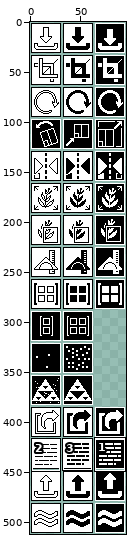
Sprite sheet: assets/gui/result_buttons.png. The picture above shows the old version from afar; the outline marks the close-up.
Close-up. Earlier state:
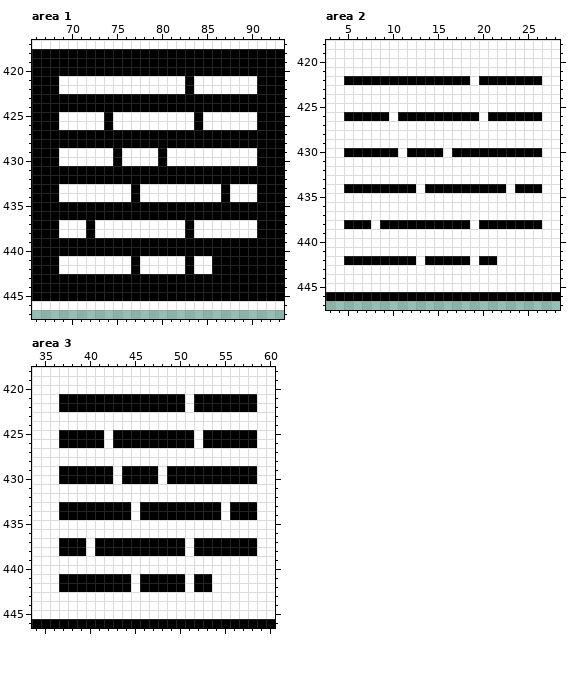
The file is 96x512 pixels. Shown: area 1: x 66..93, y 417..447; area 2: x 3..28, y 418..447; area 3: x 34..60, y 418..446.
The same view after the edit:
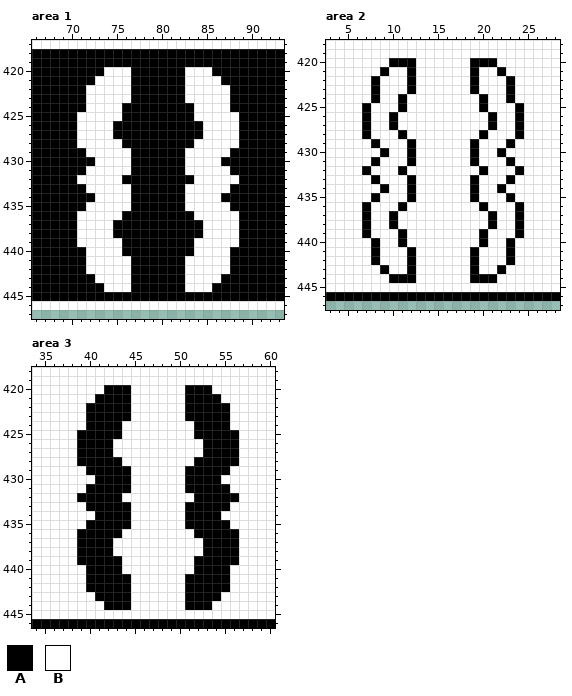
Palette (. is transparent): A #000000  B #ffffff
Log entry: re-introduced rounding-button
Diff:
--- area 1
@@ x 66..93 @@
 419 AAAAAAAAAAAAAAAAAAAAAAAAAAAA
-420 AAAAAAAAAAAAAAAAAAAAAAAAAAAA
-421 AAABBBBBBBBBBBBBBABBBBBBBAAA
-422 AAABBBBBBBBBBBBBBABBBBBBBAAA
-423 AAAAAAAAAAAAAAAAAAAAAAAAAAAA
-424 AAAAAAAAAAAAAAAAAAAAAAAAAAAA
-425 AAABBBBBABBBBBBBBBABBBBBBAAA
-426 AAABBBBBABBBBBBBBBABBBBBBAAA
-427 AAAAAAAAAAAAAAAAAAAAAAAAAAAA
-428 AAAAAAAAAAAAAAAAAAAAAAAAAAAA
-429 AAABBBBBBABBBBABBBBBBBBBBAAA
-430 AAABBBBBBABBBBABBBBBBBBBBAAA
-431 AAAAAAAAAAAAAAAAAAAAAAAAAAAA
-432 AAAAAAAAAAAAAAAAAAAAAAAAAAAA
-433 AAABBBBBBBBABBBBBBBBBABBBAAA
-434 AAABBBBBBBBABBBBBBBBBABBBAAA
-435 AAAAAAAAAAAAAAAAAAAAAAAAAAAA
-436 AAAAAAAAAAAAAAAAAAAAAAAAAAAA
-437 AAABBBABBBBBBBBBBABBBBBBBAAA
-438 AAABBBABBBBBBBBBBABBBBBBBAAA
-439 AAAAAAAAAAAAAAAAAAAAAAAAAAAA
-440 AAAAAAAAAAAAAAAAAAAAAAAAAAAA
-441 AAABBBBBBBBABBBBBABBAAAAAAAA
-442 AAABBBBBBBBABBBBBABBAAAAAAAA
-443 AAAAAAAAAAAAAAAAAAAAAAAAAAAA
-444 AAAAAAAAAAAAAAAAAAAAAAAAAAAA
+420 AAAAAAAABBBAAAAAABBBAAAAAAAA
+421 AAAAAAABBBBAAAAAABBBBAAAAAAA
+422 AAAAAABBBBBAAAAAABBBBBAAAAAA
+423 AAAAAABBBBBAAAAAABBBBBAAAAAA
+424 AAAAAABBBBAAAAAAAABBBBAAAAAA
+425 AAAAABBBBBAAAAAAAABBBBBAAAAA
+426 AAAAABBBBAAAAAAAAAABBBBAAAAA
+427 AAAAABBBBAAAAAAAAAABBBBAAAAA
+428 AAAAABBBBBAAAAAAAABBBBBAAAAA
+429 AAAAAABBBBBAAAAAABBBBBAAAAAA
+430 AAAAAAABBBBAAAAAABBBBAAAAAAA
+431 AAAAAABBBBBAAAAAABBBBBAAAAAA
+432 AAAAABBBBBAAAAAAAABBBBBAAAAA
+433 AAAAAABBBBBAAAAAABBBBBAAAAAA
+434 AAAAAAABBBBAAAAAABBBBAAAAAAA
+435 AAAAAABBBBBAAAAAABBBBBAAAAAA
+436 AAAAABBBBBAAAAAAAABBBBBAAAAA
+437 AAAAABBBBAAAAAAAAAABBBBAAAAA
+438 AAAAABBBBAAAAAAAAAABBBBAAAAA
+439 AAAAABBBBBAAAAAAAABBBBBAAAAA
+440 AAAAAABBBBAAAAAAAABBBBAAAAAA
+441 AAAAAABBBBBAAAAAABBBBBAAAAAA
+442 AAAAAABBBBBAAAAAABBBBBAAAAAA
+443 AAAAAAABBBBAAAAAABBBBAAAAAAA
+444 AAAAAAAABBBAAAAAABBBAAAAAAAA
 445 AAAAAAAAAAAAAAAAAAAAAAAAAAAA
--- area 2
@@ x 3..28 @@
 419 BBBBBBBBBBBBBBBBBBBBBBBBBB
-420 BBBBBBBBBBBBBBBBBBBBBBBBBB
-421 BBBBBBBBBBBBBBBBBBBBBBBBBB
-422 BBAAAAAAAAAAAAAABAAAAAAABB
-423 BBBBBBBBBBBBBBBBBBBBBBBBBB
-424 BBBBBBBBBBBBBBBBBBBBBBBBBB
-425 BBBBBBBBBBBBBBBBBBBBBBBBBB
-426 BBAAAAABAAAAAAAAABAAAAAABB
-427 BBBBBBBBBBBBBBBBBBBBBBBBBB
-428 BBBBBBBBBBBBBBBBBBBBBBBBBB
-429 BBBBBBBBBBBBBBBBBBBBBBBBBB
-430 BBAAAAAABAAAABAAAAAAAAAABB
-431 BBBBBBBBBBBBBBBBBBBBBBBBBB
-432 BBBBBBBBBBBBBBBBBBBBBBBBBB
-433 BBBBBBBBBBBBBBBBBBBBBBBBBB
-434 BBAAAAAAAABAAAAAAAAABAAABB
-435 BBBBBBBBBBBBBBBBBBBBBBBBBB
-436 BBBBBBBBBBBBBBBBBBBBBBBBBB
-437 BBBBBBBBBBBBBBBBBBBBBBBBBB
-438 BBAAABAAAAAAAAAABAAAAAAABB
-439 BBBBBBBBBBBBBBBBBBBBBBBBBB
-440 BBBBBBBBBBBBBBBBBBBBBBBBBB
-441 BBBBBBBBBBBBBBBBBBBBBBBBBB
-442 BBAAAAAAAABAAAAABAABBBBBBB
-443 BBBBBBBBBBBBBBBBBBBBBBBBBB
-444 BBBBBBBBBBBBBBBBBBBBBBBBBB
+420 BBBBBBBAAABBBBBBAAABBBBBBB
+421 BBBBBBABBABBBBBBABBABBBBBB
+422 BBBBBABBBABBBBBBABBBABBBBB
+423 BBBBBABBBABBBBBBABBBABBBBB
+424 BBBBBABBABBBBBBBBABBABBBBB
+425 BBBBABBBABBBBBBBBABBBABBBB
+426 BBBBABBABBBBBBBBBBABBABBBB
+427 BBBBABBABBBBBBBBBBABBABBBB
+428 BBBBABBBABBBBBBBBABBBABBBB
+429 BBBBBABBBABBBBBBABBBABBBBB
+430 BBBBBBABBABBBBBBABBABBBBBB
+431 BBBBBABBBABBBBBBABBBABBBBB
+432 BBBBABBBABBBBBBBBABBBABBBB
+433 BBBBBABBBABBBBBBABBBABBBBB
+434 BBBBBBABBABBBBBBABBABBBBBB
+435 BBBBBABBBABBBBBBABBBABBBBB
+436 BBBBABBBABBBBBBBBABBBABBBB
+437 BBBBABBABBBBBBBBBBABBABBBB
+438 BBBBABBABBBBBBBBBBABBABBBB
+439 BBBBABBBABBBBBBBBABBBABBBB
+440 BBBBBABBABBBBBBBBABBABBBBB
+441 BBBBBABBBABBBBBBABBBABBBBB
+442 BBBBBABBBABBBBBBABBBABBBBB
+443 BBBBBBABBABBBBBBABBABBBBBB
+444 BBBBBBBAAABBBBBBAAABBBBBBB
 445 BBBBBBBBBBBBBBBBBBBBBBBBBB
--- area 3
@@ x 34..60 @@
 419 BBBBBBBBBBBBBBBBBBBBBBBBBBB
-420 BBBBBBBBBBBBBBBBBBBBBBBBBBB
-421 BBBAAAAAAAAAAAAAABAAAAAAABB
-422 BBBAAAAAAAAAAAAAABAAAAAAABB
-423 BBBBBBBBBBBBBBBBBBBBBBBBBBB
-424 BBBBBBBBBBBBBBBBBBBBBBBBBBB
-425 BBBAAAAABAAAAAAAAABAAAAAABB
-426 BBBAAAAABAAAAAAAAABAAAAAABB
-427 BBBBBBBBBBBBBBBBBBBBBBBBBBB
-428 BBBBBBBBBBBBBBBBBBBBBBBBBBB
-429 BBBAAAAAABAAAABAAAAAAAAAABB
-430 BBBAAAAAABAAAABAAAAAAAAAABB
-431 BBBBBBBBBBBBBBBBBBBBBBBBBBB
-432 BBBBBBBBBBBBBBBBBBBBBBBBBBB
-433 BBBAAAAAAAABAAAAAAAAABAAABB
-434 BBBAAAAAAAABAAAAAAAAABAAABB
-435 BBBBBBBBBBBBBBBBBBBBBBBBBBB
-436 BBBBBBBBBBBBBBBBBBBBBBBBBBB
-437 BBBAAABAAAAAAAAAABAAAAAAABB
-438 BBBAAABAAAAAAAAAABAAAAAAABB
-439 BBBBBBBBBBBBBBBBBBBBBBBBBBB
-440 BBBBBBBBBBBBBBBBBBBBBBBBBBB
-441 BBBAAAAAAAABAAAAABAABBBBBBB
-442 BBBAAAAAAAABAAAAABAABBBBBBB
-443 BBBBBBBBBBBBBBBBBBBBBBBBBBB
-444 BBBBBBBBBBBBBBBBBBBBBBBBBBB
+420 BBBBBBBBAAABBBBBBAAABBBBBBB
+421 BBBBBBBAAAABBBBBBAAAABBBBBB
+422 BBBBBBAAAAABBBBBBAAAAABBBBB
+423 BBBBBBAAAAABBBBBBAAAAABBBBB
+424 BBBBBBAAAABBBBBBBBAAAABBBBB
+425 BBBBBAAAAABBBBBBBBAAAAABBBB
+426 BBBBBAAAABBBBBBBBBBAAAABBBB
+427 BBBBBAAAABBBBBBBBBBAAAABBBB
+428 BBBBBAAAAABBBBBBBBAAAAABBBB
+429 BBBBBBAAAAABBBBBBAAAAABBBBB
+430 BBBBBBBAAAABBBBBBAAAABBBBBB
+431 BBBBBBAAAAABBBBBBAAAAABBBBB
+432 BBBBBAAAAABBBBBBBBAAAAABBBB
+433 BBBBBBAAAAABBBBBBAAAAABBBBB
+434 BBBBBBBAAAABBBBBBAAAABBBBBB
+435 BBBBBBAAAAABBBBBBAAAAABBBBB
+436 BBBBBAAAAABBBBBBBBAAAAABBBB
+437 BBBBBAAAABBBBBBBBBBAAAABBBB
+438 BBBBBAAAABBBBBBBBBBAAAABBBB
+439 BBBBBAAAAABBBBBBBBAAAAABBBB
+440 BBBBBBAAAABBBBBBBBAAAABBBBB
+441 BBBBBBAAAAABBBBBBAAAAABBBBB
+442 BBBBBBAAAAABBBBBBAAAAABBBBB
+443 BBBBBBBAAAABBBBBBAAAABBBBBB
+444 BBBBBBBBAAABBBBBBAAABBBBBBB
 445 BBBBBBBBBBBBBBBBBBBBBBBBBBB
